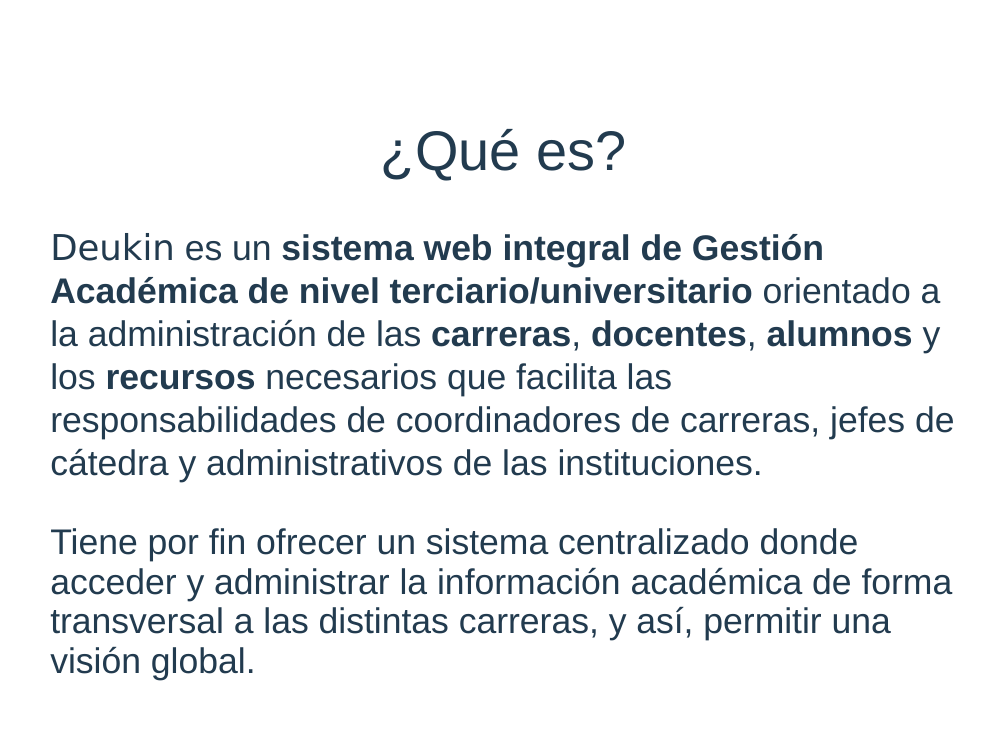
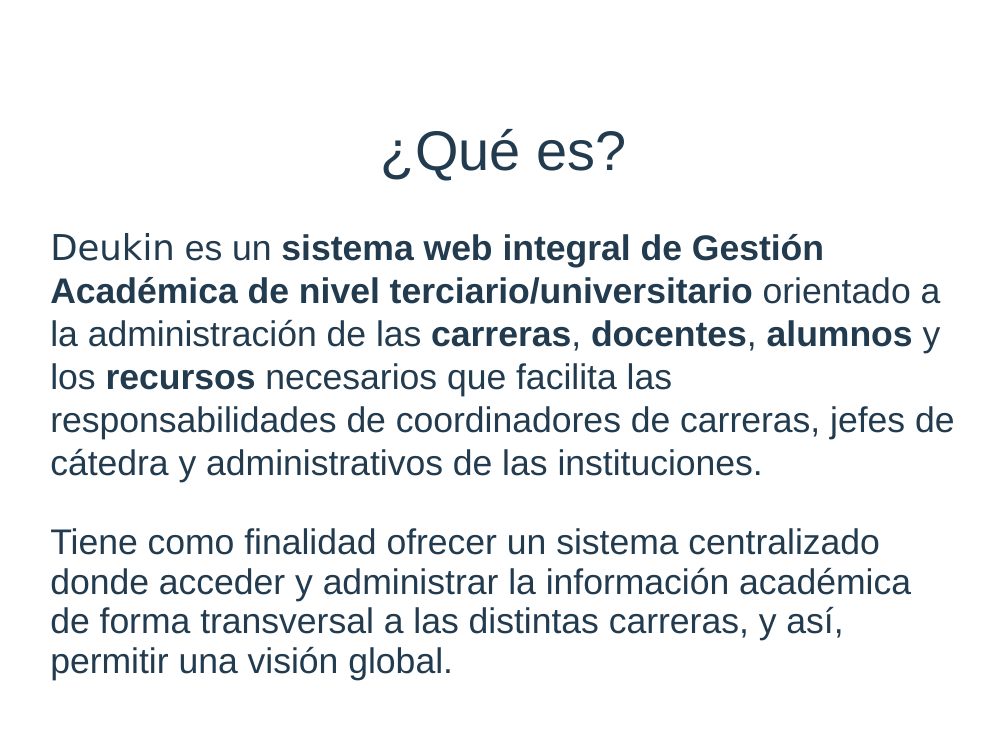
Before and after one commit to afichera/deukin, a slide deck: slide 2 of presentación.ppt. Drawn at 1008x756 pixels with LibreOffice and Linux fonts; fonts in the diff are those of the drawing; background and template pictures are left out. Boxes give left, top, right and bottom in pixels: in the first picture for what was removed or moved away, otherwise in the second. Text is boxed around its words. In the diff, an @@ line names an element or a change of style, - is before the commit and + after.

```diff
--- a/presentación.ppt
+++ b/presentación.ppt
@@ subtitle at [50, 528, 911, 680]: text changed @@
-Tiene por fin ofrecer un sistema centralizado donde acceder y administrar la información académica de forma transversal a las distintas carreras, y así, permitir una visión global.
+Tiene como finalidad ofrecer un sistema centralizado donde acceder y administrar la información académica de forma transversal a las distintas carreras, y así, permitir una visión global.
```
Also in this commit, not shown: 4 other slides changed, 8 other files.
